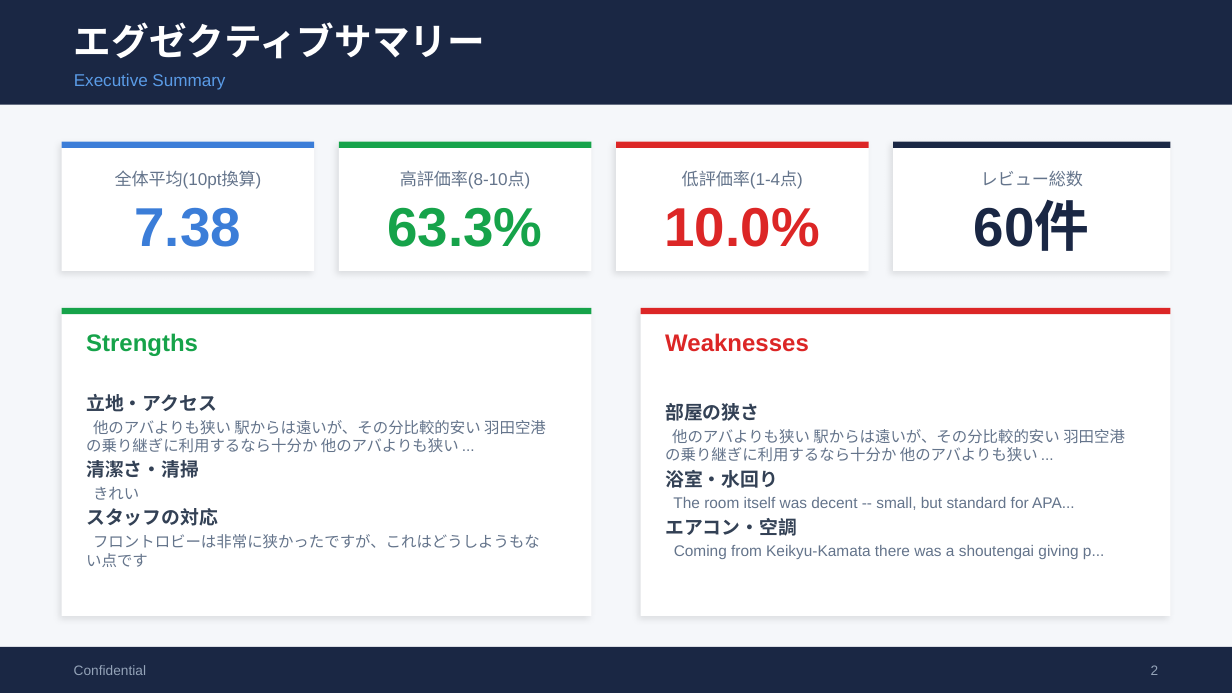
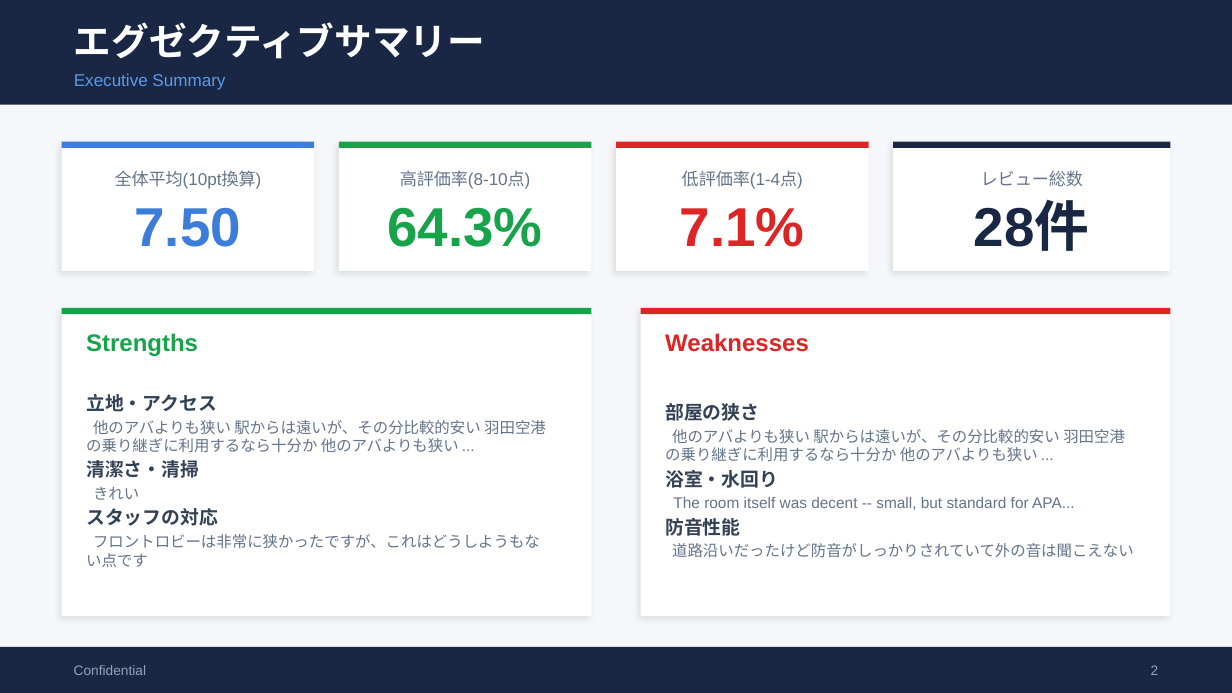
Before and after one commit to TAKAHASHIMITSUGU329/primechange-portal, a slide deck: slide 2 of 納品レポート/ホテル別レポート/apa_kamata_口コミ分析レポート.pptx. Drawn at 1232x693 pixels with LibreOffice and Linux fonts; fonts in the diff are those of the drawing. Boxes give left, top, right and bottom in pixels: in the first picture for what was removed or moved away, otherwise in the second. Text is boxed around its words. In the diff, an @@ line names an element or a change of style, - is before the commit and + after.

```diff
--- a/納品レポート/ホテル別レポート/apa_kamata_口コミ分析レポート.pptx
+++ b/納品レポート/ホテル別レポート/apa_kamata_口コミ分析レポート.pptx
@@ text at (x1=135, y1=207, x2=242, y2=247): text changed @@
-7.38
+7.50
@@ text at (x1=387, y1=207, x2=542, y2=247): text changed @@
-63.3%
+64.3%
@@ text at (x1=680, y1=208, x2=805, y2=247): text changed @@
-10.0%
+7.1%
@@ text at (x1=974, y1=203, x2=1090, y2=251): text changed @@
-60件
+28件
@@ text at (x1=665, y1=518, x2=1134, y2=557): text changed @@
-エアコン・空調
-Coming from Keikyu-Kamata there was a shoutengai giving p...
+防音性能
+道路沿いだったけど防音がしっかりされていて外の音は聞こえない
```
Also in this commit, not shown: 8 other slides changed, 37 other files.
